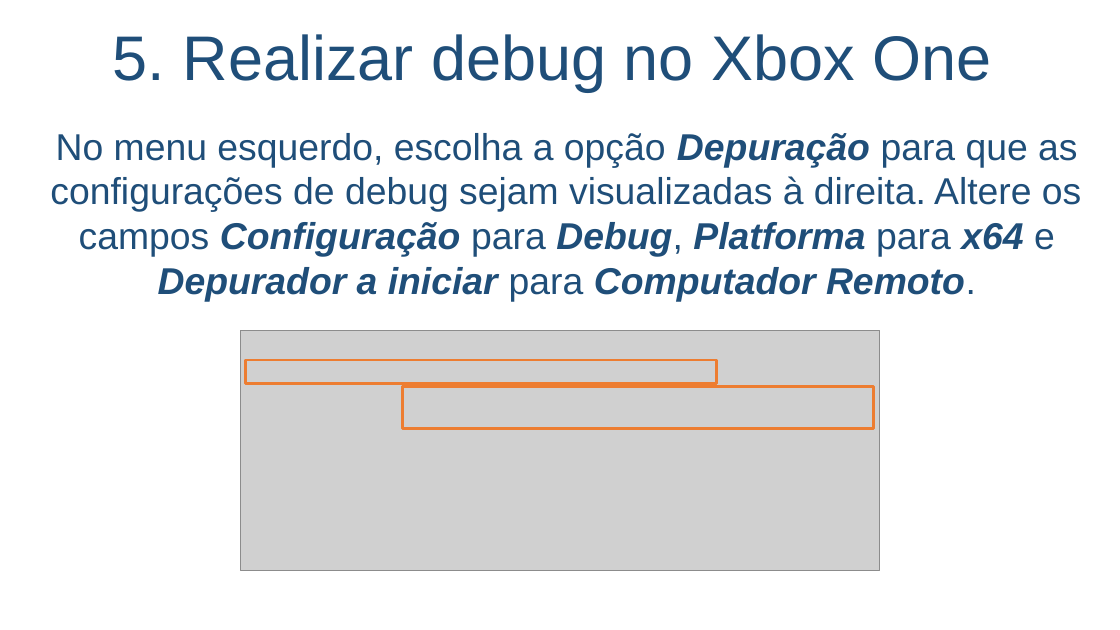
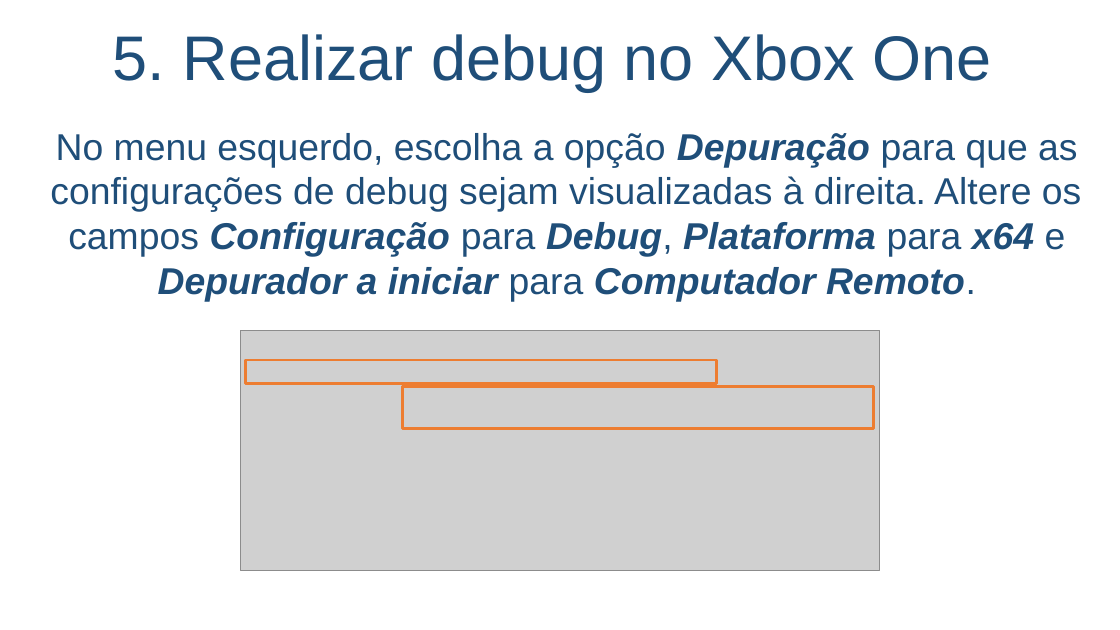
Before and after one commit to salmo-jr/public-slides, a slide deck: slide 17 of building-games-for-XboxOne.pptx. Drawn at 1120x630 pixels with LibreOffice and Linux fonts; fonts in the diff are those of the drawing; grey boxes stand for pictures; background and template pictures are left out. Boxes give left, top, right and bottom in pixels: in the first picture for what was removed or moved away, otherwise in the second. Text is boxed around its words. In the diff, an @@ line names an element or a change of style, - is before the commit and + after.

```diff
--- a/building-games-for-XboxOne.pptx
+++ b/building-games-for-XboxOne.pptx
@@ text at box(50, 133, 1081, 302): text changed @@
-No menu esquerdo, escolha a opção Depuração para que as configurações de debug sejam visualizadas à direita. Altere os campos Configuração para Debug, Platforma para x64 e Depurador a iniciar para Computador Remoto.
+No menu esquerdo, escolha a opção Depuração para que as configurações de debug sejam visualizadas à direita. Altere os campos Configuração para Debug, Plataforma para x64 e Depurador a iniciar para Computador Remoto.
```
Also in this commit, not shown: 1 other slide changed.
